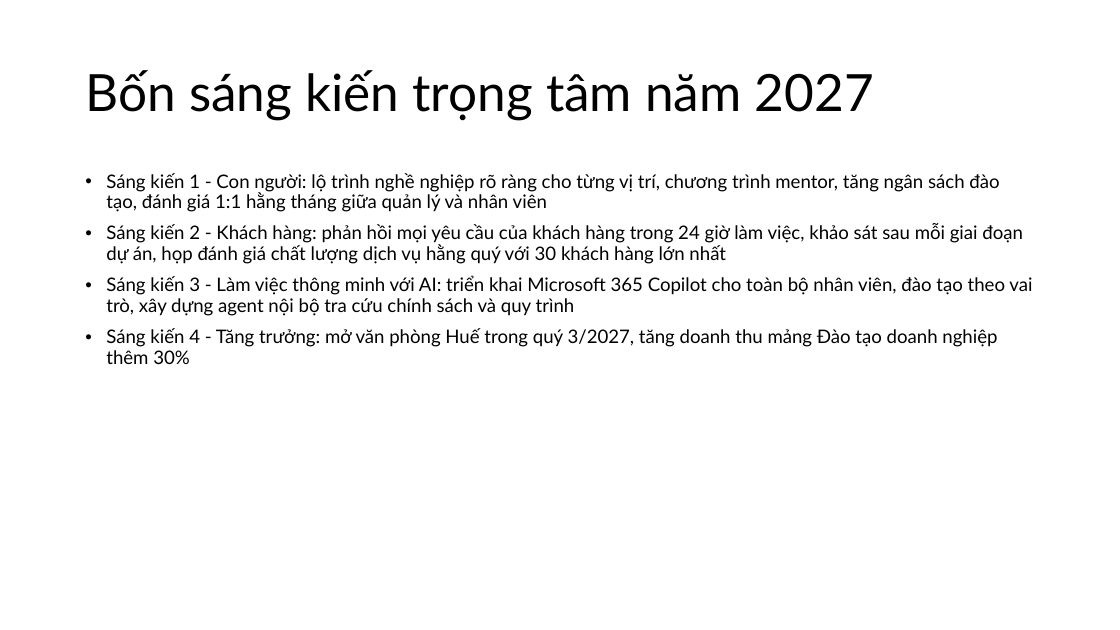
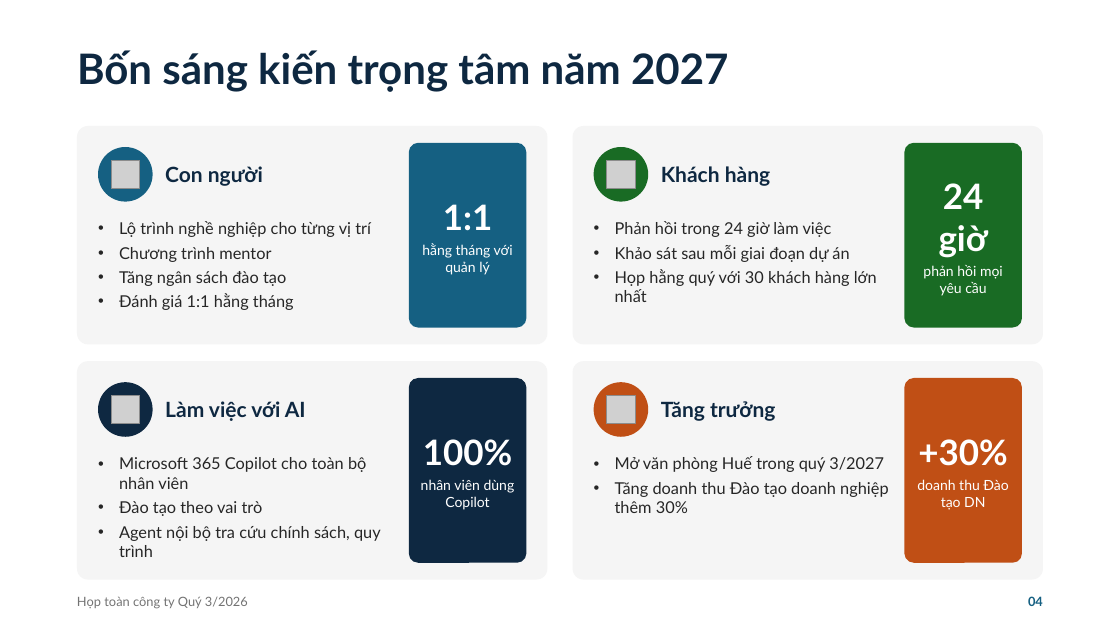
Before and after one commit to HL20003/M365LPB, a slide deck: slide 4 of demo-files/Town hall Q3 2026 (bản nháp).pptx. Drawn at 1120x630 pixels with LibreOffice and Linux fonts; fonts in the diff are those of the drawing; grey boxes stand for pictures. Boxes give left, top, right and bottom in pixels: in the first picture for what was removed or moved away, otherwise in the second. Text is boxed around its words. In the diff, an @@ line names an element or a change of style, - is before the commit and + after.

```diff
--- a/demo-files/Town hall Q3 2026 (bản nháp).pptx
+++ b/demo-files/Town hall Q3 2026 (bản nháp).pptx
@@ title "Bốn sáng kiến trọng tâm ..." at (x1=77, y1=50, x2=728, y2=92): size 44 to 36 pt, text colour #000000 to #0E2841, bold on @@
@@ rounded rectangle added at (x1=77, y1=126, x2=548, y2=344), fill #F5F5F5 @@
@@ ellipse added at (x1=98, y1=147, x2=153, y2=202), fill #156082 @@
@@ rounded rectangle added at (x1=409, y1=143, x2=527, y2=328), fill #156082, 12 pt, text #FFFFFF @@
+1:1
+hằng tháng với quản lý
@@ rounded rectangle added at (x1=573, y1=126, x2=1044, y2=344), fill #F5F5F5 @@
@@ ellipse added at (x1=594, y1=147, x2=649, y2=202), fill #196B24 @@
@@ rounded rectangle added at (x1=905, y1=143, x2=1023, y2=328), fill #196B24, 12 pt, text #FFFFFF @@
+24 giờ
+phản hồi mọi yêu cầu
@@ text removed at (x1=106, y1=173, x2=1032, y2=364) @@
-• Sáng kiến 1 - Con người: lộ trình nghề nghiệp rõ ràng cho từng vị trí, chương trình mentor, tăng ngân sách đào tạo, đánh giá 1:1 hằng tháng giữa quản lý và nhân viên
-• Sáng kiến 2 - Khách hàng: phản hồi mọi yêu cầu của khách hàng trong 24 giờ làm việc, khảo sát sau mỗi giai đoạn dự án, họp đánh giá chất lượng dịch vụ hằng quý với 30 khách hàng lớn nhất
-• Sáng kiến 3 - Làm việc thông minh với AI: triển khai Microsoft 365 Copilot cho toàn bộ nhân viên, đào tạo theo vai trò, xây dựng agent nội bộ tra cứu chính sách và quy trình
-• Sáng kiến 4 - Tăng trưởng: mở văn phòng Huế trong quý 3/2027, tăng doanh thu mảng Đào tạo doanh nghiệp thêm 30%
@@ picture added at (x1=111, y1=160, x2=139, y2=189) @@
@@ text added at (x1=165, y1=166, x2=263, y2=186), 18 pt, text #0E2841, bold @@
+Con người
@@ picture added at (x1=607, y1=160, x2=635, y2=189) @@
@@ text added at (x1=661, y1=166, x2=770, y2=186), 18 pt, text #0E2841, bold @@
+Khách hàng
@@ text added at (x1=119, y1=221, x2=371, y2=310), 14 pt, text #262626 @@
+• Lộ trình nghề nghiệp cho từng vị trí
+• Chương trình mentor
+• Tăng ngân sách đào tạo
+• Đánh giá 1:1 hằng tháng
@@ text added at (x1=615, y1=221, x2=877, y2=302), 14 pt, text #262626 @@
+• Phản hồi trong 24 giờ làm việc
+• Khảo sát sau mỗi giai đoạn dự án
+• Họp hằng quý với 30 khách hàng lớn nhất
@@ rounded rectangle added at (x1=77, y1=361, x2=548, y2=580), fill #F5F5F5 @@
@@ ellipse added at (x1=98, y1=382, x2=153, y2=437), fill #0E2841 @@
@@ rounded rectangle added at (x1=409, y1=378, x2=527, y2=563), fill #0E2841, 12 pt, text #FFFFFF @@
+100%
+nhân viên dùng Copilot
@@ rounded rectangle added at (x1=573, y1=361, x2=1044, y2=580), fill #F5F5F5 @@
@@ ellipse added at (x1=594, y1=382, x2=649, y2=437), fill #C04F15 @@
@@ rounded rectangle added at (x1=905, y1=378, x2=1023, y2=563), fill #C04F15, 12 pt, text #FFFFFF @@
++30%
+doanh thu Đào tạo DN
@@ picture added at (x1=111, y1=396, x2=139, y2=424) @@
@@ text added at (x1=165, y1=401, x2=306, y2=421), 18 pt, text #0E2841, bold @@
+Làm việc với AI
@@ picture added at (x1=607, y1=396, x2=635, y2=424) @@
@@ text added at (x1=661, y1=401, x2=775, y2=421), 18 pt, text #0E2841, bold @@
+Tăng trưởng
@@ text added at (x1=119, y1=457, x2=381, y2=557), 14 pt, text #262626 @@
+• Microsoft 365 Copilot cho toàn bộ nhân viên
+• Đào tạo theo vai trò
+• Agent nội bộ tra cứu chính sách, quy trình
@@ text added at (x1=615, y1=456, x2=888, y2=513), 14 pt, text #262626 @@
+• Mở văn phòng Huế trong quý 3/2027
+• Tăng doanh thu Đào tạo doanh nghiệp thêm 30%
@@ text added at (x1=77, y1=596, x2=248, y2=609), 11 pt, text #737373 @@
+Họp toàn công ty Quý 3/2026
@@ text added at (x1=1028, y1=596, x2=1043, y2=606), 11 pt, text #156082, bold @@
+04
```
Also in this commit, not shown: 7 other slides changed, 4 other files.
